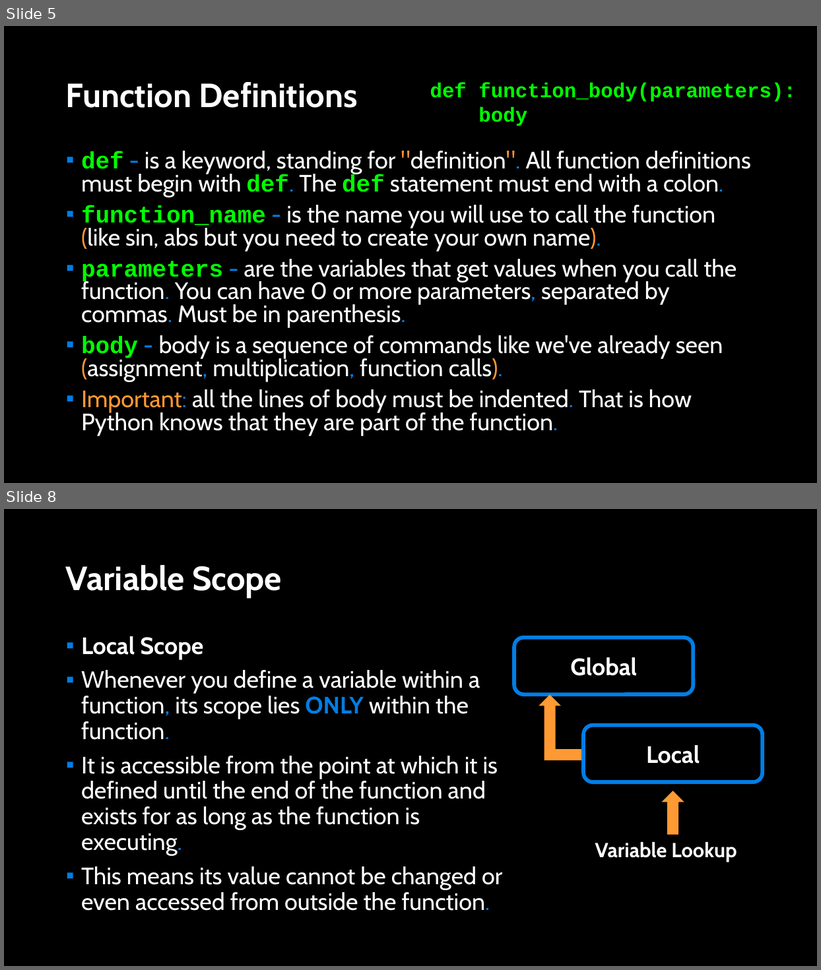
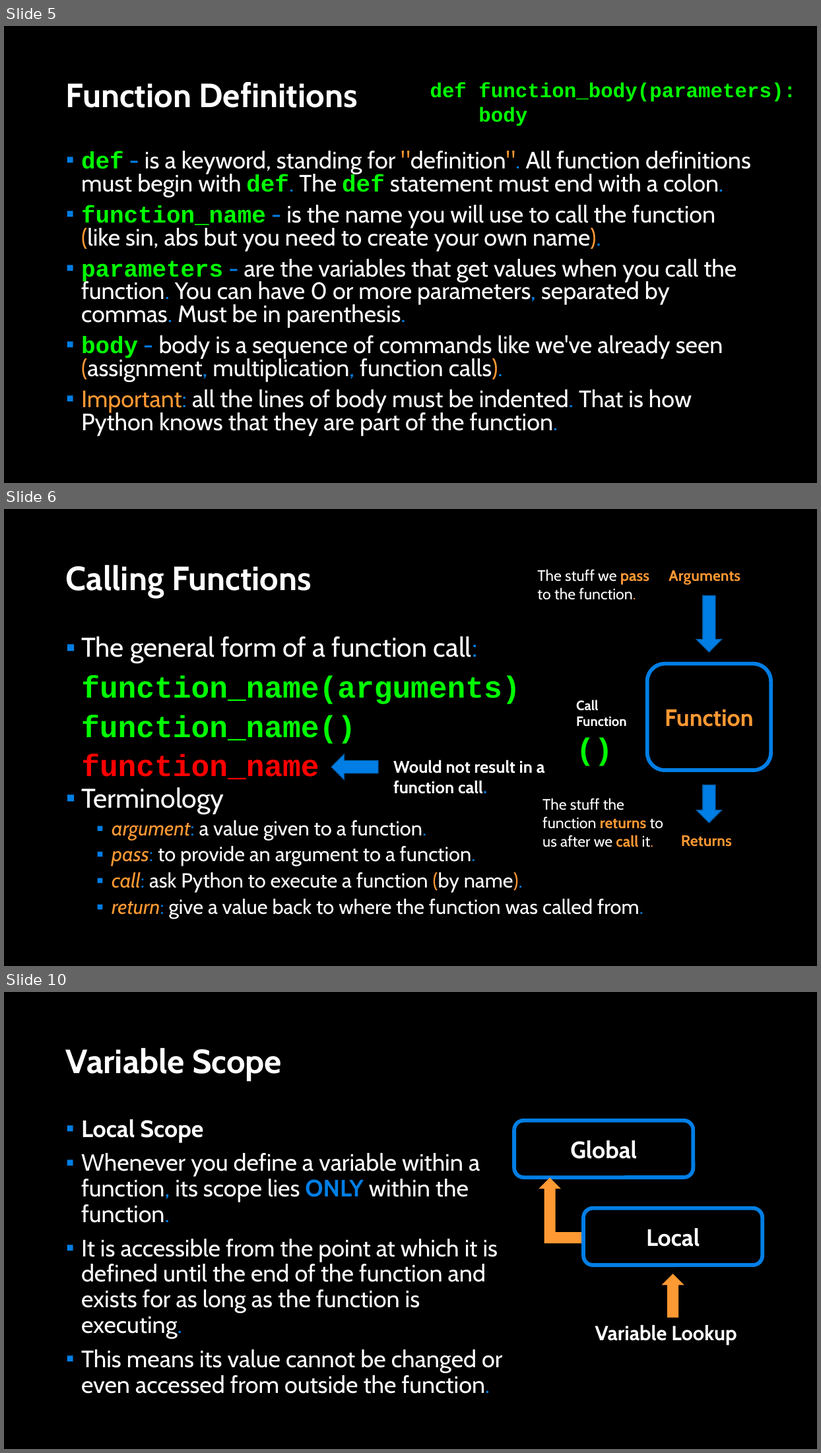
Before and after one commit to APS106/APS106-winter-2023-kinsella-goodfellow, a slide deck: lectures/week2/lecture2/slides/week2_lecture2.pptx. Shown one above the other, each under a label of ours: slides 5 and 8 before the commit, slides 5, 6 and 10 after it; the slides between them are not shown. The pictures are 821x970 and 821x1453 pixels, drawn with LibreOffice and Linux fonts; fonts in the diff are those of the drawing; background and template pictures are left out. Boxes give left, top, right and bottom in pixels: in the first picture for what was removed or moved away, otherwise in the second. Text is boxed around its words. In the diff, an @@ line names an element or a change of style, - is before the commit and + after.

```diff
--- a/lectures/week2/lecture2/slides/week2_lecture2.pptx
+++ b/lectures/week2/lecture2/slides/week2_lecture2.pptx
@@ slide 6 added at bbox=[4, 509, 817, 966], background picture (left out) @@
@@ title added at bbox=[66, 565, 312, 597], 39.6 pt, text #FFFFFF, bold @@
+Calling Functions
@@ text added at bbox=[537, 569, 649, 600], 18 pt, text #FFFFFF @@
+The stuff we pass to the function.
@@ text added at bbox=[669, 570, 741, 585], 18 pt, text #FF9933, bold @@
+Arguments
@@ down arrow added at bbox=[697, 595, 722, 652], fill #017EE5, outline #015DA9 1 pt @@
@@ text added at bbox=[81, 636, 644, 919], 24 pt, text #FFFFFF @@
+▪ The general form of a function call:
+▪ Terminology
+  ▪ argument: a value given to a function.
+  ▪ pass: to provide an argument to a function.
+  ▪ call: ask Python to execute a function (by name).
+  ▪ return: give a value back to where the function was called from.
@@ rounded rectangle added at bbox=[648, 664, 772, 770], outline #017EE5 4.5 pt, 28 pt, text #FF9933, bold @@
+Function
@@ text added at bbox=[81, 676, 520, 704], 36 pt, text #00FF00, bold @@
+function_name(arguments)
@@ text added at bbox=[576, 700, 627, 727], 16 pt, text #FFFFFF, bold @@
+Call
+Function
+()
@@ text added at bbox=[81, 716, 356, 744], 36 pt, text #00FF00, bold @@
+function_name()
@@ text added at bbox=[81, 755, 319, 780], 36 pt, text #FF0000, bold @@
+function_name
@@ down arrow added at bbox=[331, 755, 378, 780], fill #017EE5, outline #015DA9 1 pt @@
@@ text added at bbox=[393, 760, 545, 794], 20 pt, text #FFFFFF, bold @@
+Would not result in a function call.
@@ down arrow added at bbox=[697, 786, 722, 823], fill #017EE5, outline #015DA9 1 pt @@
@@ text added at bbox=[543, 798, 663, 848], 18 pt, text #FFFFFF @@
+The stuff the function returns to us after we call it.
@@ text added at bbox=[681, 836, 732, 847], 18 pt, text #FF9933, bold @@
+Returns
@@ what was slide 8 is now slide 10 @@
```
Also in this commit, not shown: 8 slides changed, 19 other slides added, 3 other files.
